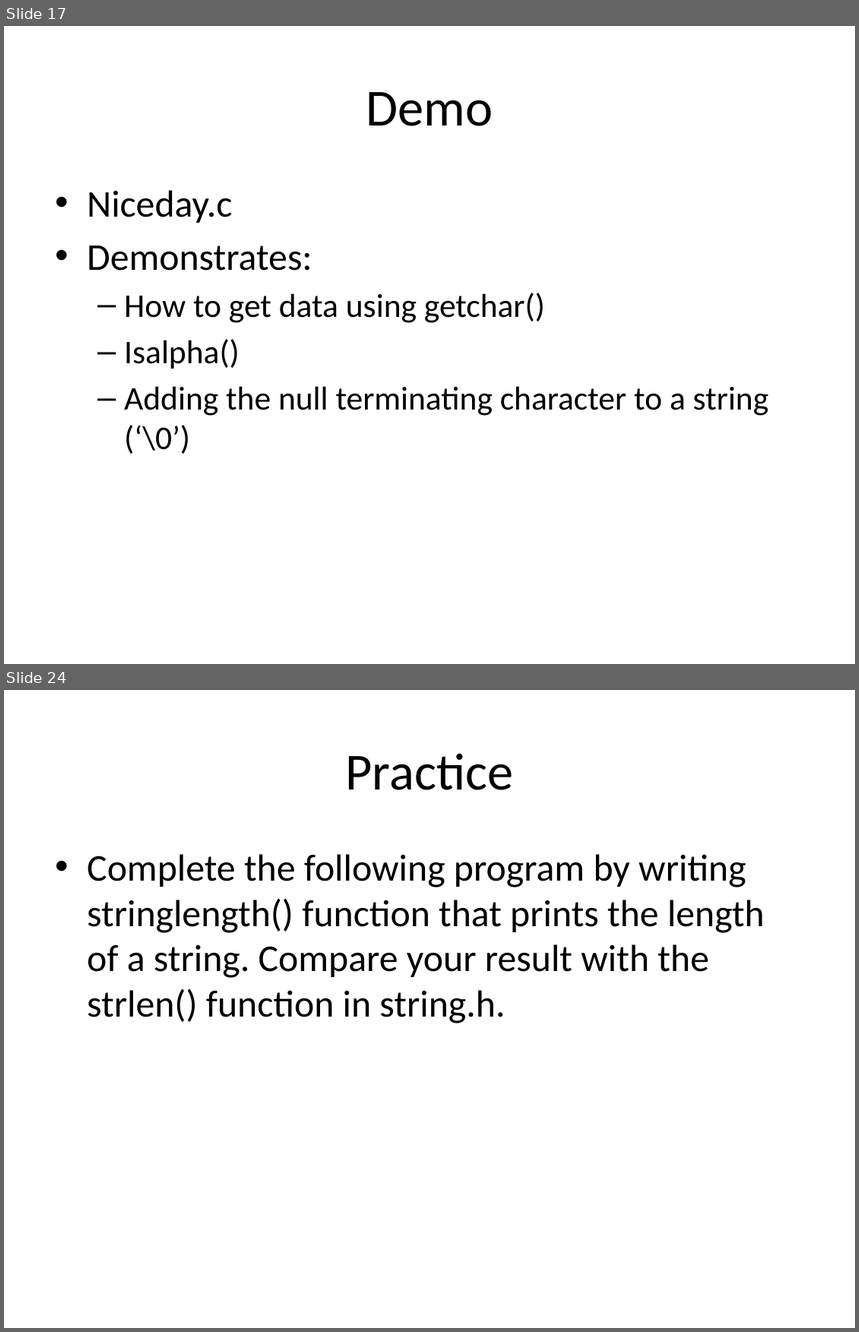
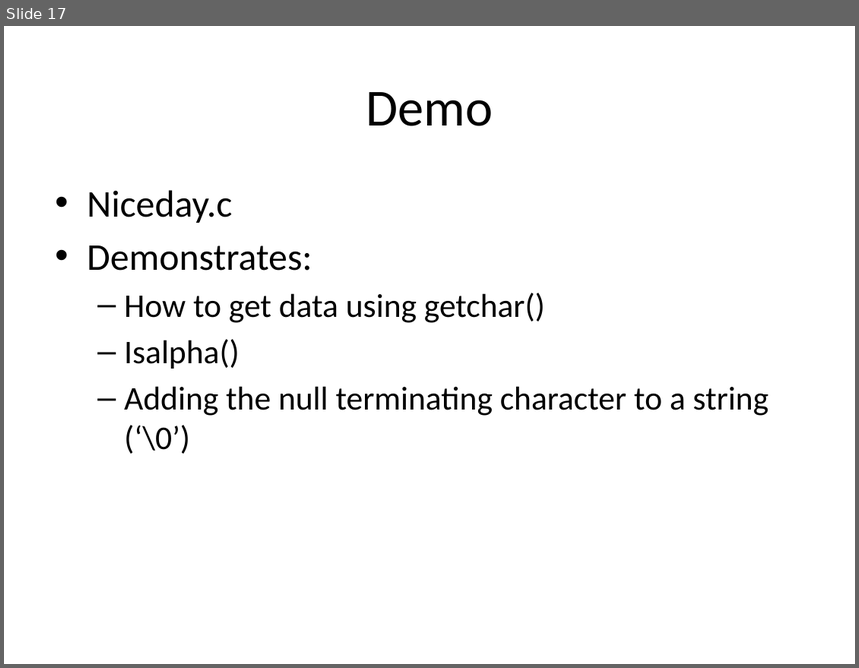
Before and after one commit to kinsidar/Spring2016, a slide deck: Slides/Lesson3.pptx. Shown one above the other, each under a label of ours: slides 17 and 24 before the commit, slide 17 after it; the slides between them are not shown. The pictures are 859x1332 and 859x668 pixels, drawn with LibreOffice and Linux fonts; fonts in the diff are those of the drawing. Boxes give left, top, right and bottom in pixels: in the first picture for what was removed or moved away, otherwise in the second. Text is boxed around its words. In the diff, an @@ line names an element or a change of style, - is before the commit and + after.

```diff
--- a/Slides/Lesson3.pptx
+++ b/Slides/Lesson3.pptx
@@ slide 24 removed at (4,690,855,1328), background #FFFFFF @@
@@ title removed at (346,753,513,790) @@
-Practice
@@ text removed at (87,854,765,1024) @@
-• Complete the following program by writing stringlength() function that prints the length of a string. Compare your result with the strlen() function in string.h.
```
Also in this commit, not shown: 6 other slides removed, 7 other files.
